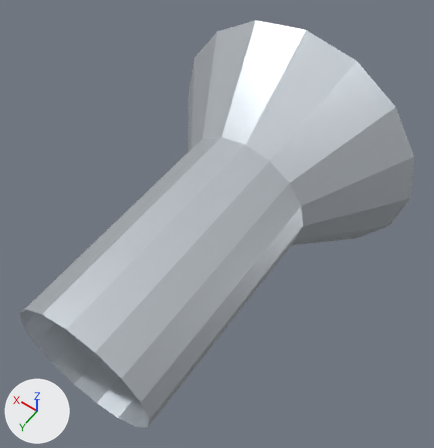
The glTF model public/assets/parts/PART-MECH-FORK-ACOUSTIC-310HZ/model.gltf as it was, and as the next commit left it.
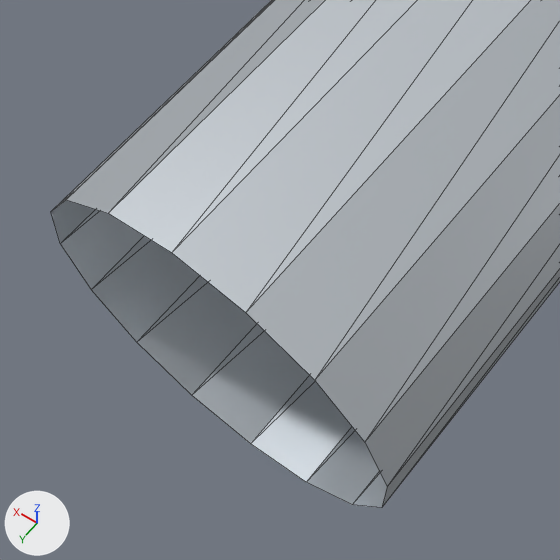
Old and new are each drawn whole from a camera (50 mm lens) standing at (-18.04, 23.13, 39.58) and looking at (-0.41, -1.54, 0.79) and again close up on the part from 0% to 50% of the width and 52% to 100% of the height. The axes (+X, +Y, +Z) are drawn at lower left. The lights are the same throughout. The last two pictures show the newer version. The close-ups show mesh edges as thin lines.

The first close-up shows 'model'.
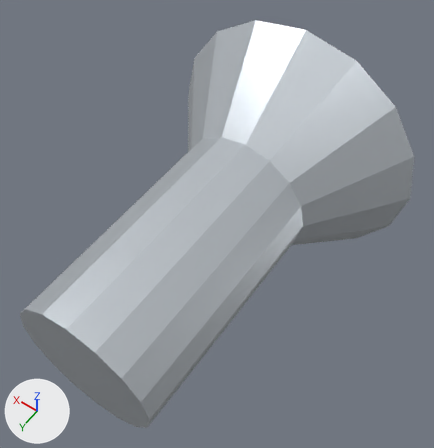
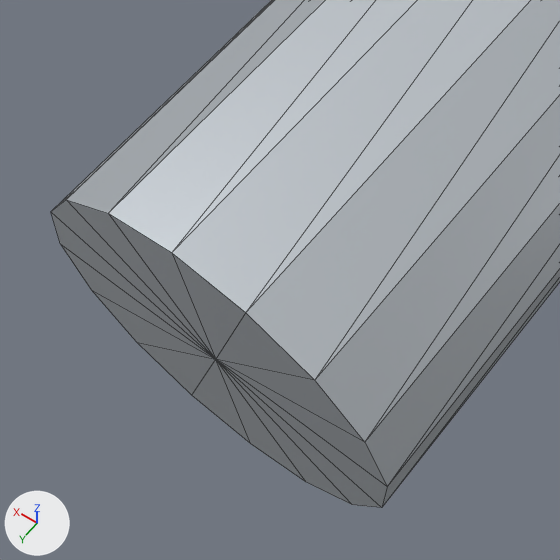
The change, as a list of edits to the scene's bpy script:
```text
Change me_model_geometry:
    used by ob_model
    remove me_model_geometry.from_pydata(...)  # 48 vertices, 64 faces; spans x -12.0..12.0, y -14.0..14.0, z -12.0..12.0
    add me_model_geometry.from_pydata(...)  # 49 vertices, 80 faces; spans x -12.0..12.0, y -14.0..14.0, z -12.0..12.0
    me_model_geometry part 1
    1 vertex is added at (0.0, 14.0, 0.0)
    16 new faces join them
```

Location of each change, [x1, y1, x2, y2] in pixels of the close-ups (560 x 560 px):
part 1 of me_model_geometry, added
    after: [51, 200, 387, 507]
